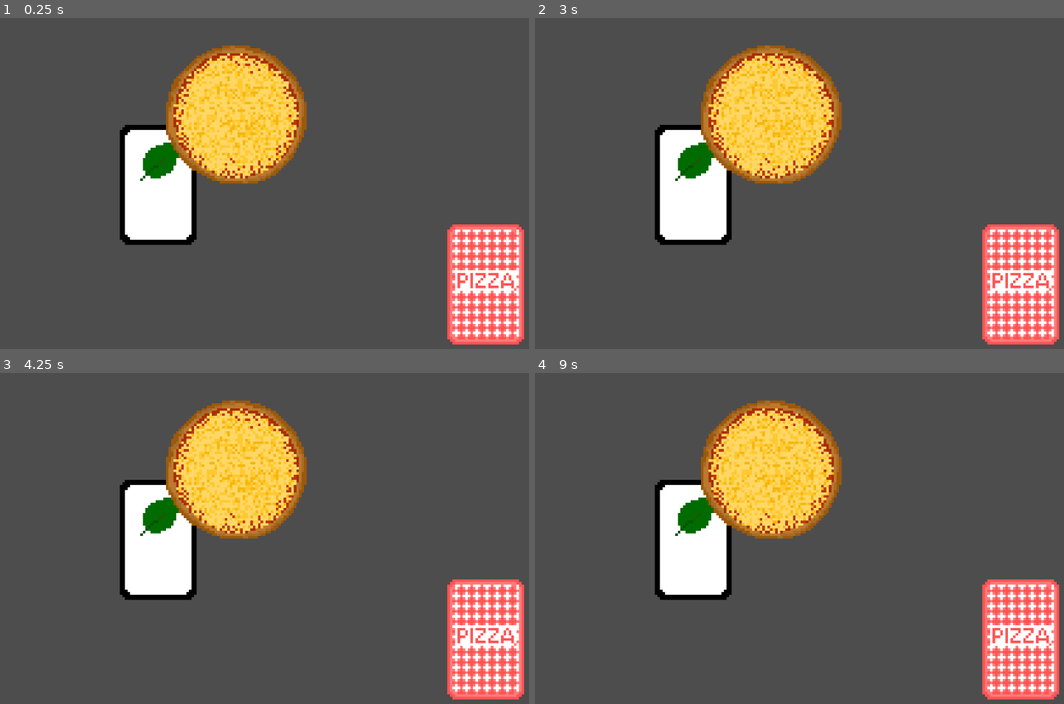
Above: before the commit, frames 1-4 (two rows, left to right).
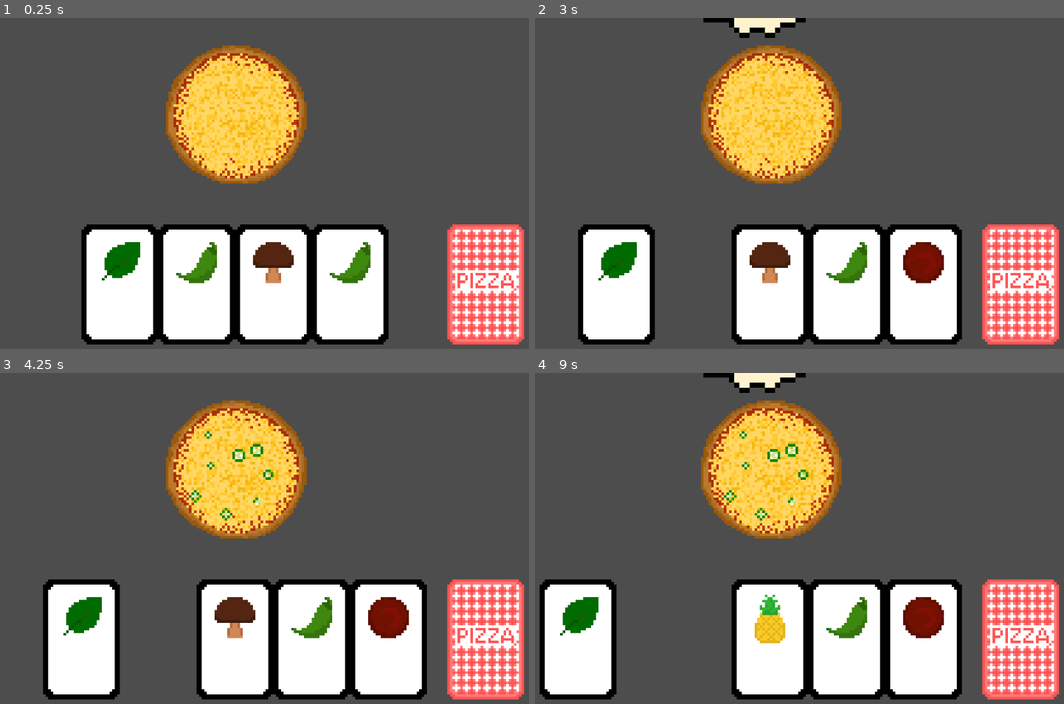
Above: after the commit, the same moments.

Repository: bstrong5923/Pizzatro
Game: Godot game, scene res://Scenes/Game.tscn
Two runs of this game, one before a commit and one after it. Both use one fixed random seed, a clock stepped at 60 frames per second and the inputs below.
Inputs (mouse positions are in pixels of both pictures, inside the frame that each line leads up to):
- Up to frame 1 (0.25 s): no input
- Up to frame 2 (3 s): tap Enter at 0.5, 2 s; move the mouse to (900, 166) at 0.52 s; click (900, 166) at 0.67 s; tap Space at 1.25, 2.75 s; move the mouse to (651, 200) at 1.27 s; click (651, 200) at 1.42 s; move the mouse to (831, 110) at 2.02 s; click (831, 110) at 2.17 s; move the mouse to (741, 249) at 2.77 s; click (741, 249) at 2.92 s
- Up to frame 3 (4.25 s): move the mouse to (412, 588) at 3.52 s; click (412, 588) at 3.67 s
- Up to frame 4 (9 s): move the mouse to (593, 488) at 4.27 s; click (593, 488) at 4.42 s; tap Enter at 5 s; move the mouse to (799, 538) at 5.02 s; click (799, 538) at 5.17 s; tap Space at 5.75 s; move the mouse to (683, 455) at 5.77 s; click (683, 455) at 5.92 s; move the mouse to (900, 521) at 6.52 s; click (900, 521) at 6.67 s; move the mouse to (651, 555) at 7.27 s; click (651, 555) at 7.42 s; move the mouse to (831, 465) at 8.02 s; click (831, 465) at 8.17 s; move the mouse to (741, 604) at 8.77 s; click (741, 604) at 8.92 s

The runs differ from the first frame. In frame 1, 24% of the frame differs, in the area x 15-74%, y 32-99%; in frame 2, 26%; in frame 3, 26%; in frame 4, 27%, in the area x 0-81%, y 0-99%.
Error after the commit: Invalid access to property or key 'position' on a base object of type 'previously freed'. (res://Scenes/deck.gd:34)

Commit message:
workin on getting rid of cards after clicked

Diff:
--- a/Scenes/card.gd
+++ b/Scenes/card.gd
@@ -5,14 +5,18 @@
 var play_timer = preload("res://Scenes/card_timer.gd")
 
 func _input(event: InputEvent) -> void:
-	if event is InputEventMouseButton and event.button_index == MOUSE_BUTTON_LEFT and event.pressed and play_timer.can_play_card_query(): # on click
+	if event is InputEventMouseButton and event.button_index == MOUSE_BUTTON_LEFT and event.pressed and play_timer.can_play_a_card: # on click
 		if is_pixel_opaque(get_local_mouse_position()): # was I the thing that was clicked?
 			# animation to add the ingredients
 			var hand = get_node("/root/Game/hand_animation")
+			print(ingredient)
 			hand.go(ingredient)
+			queue_free()
+			Deck.fix_hand()
 			play_timer.cooldown()
 
 func set_ingredient(i):
+	ingredient = i
 	region_rect.position.x = i * region_rect.size.x
 	while region_rect.position.x >= texture.get_width():
 		region_rect.position.x -= texture.get_width()
--- a/Scenes/card_timer.gd
+++ b/Scenes/card_timer.gd
@@ -7,10 +7,6 @@
 	can_play_a_card = false
 	time_left = 76 # time that hand animation takes
 
-static func can_play_card_query():
-	print("AAAAAAAAAAAAAAAAAAAAHH")
-	return can_play_a_card
-
 func _process(delta: float) -> void:
 	if time_left > 0:
 		time_left -= 1
--- a/Scenes/deck.gd
+++ b/Scenes/deck.gd
@@ -5,9 +5,13 @@
 var deck = []
 var deck_remaining = []
 
+var hand = []
+
 func go():
 	fill_initial_deck()
-	add_card()
+	for x in range(0,3):
+		add_card()
+	fix_hand()
 
 func fill_initial_deck():
 	deck = []
@@ -19,8 +23,16 @@
 func add_card():
 	var instance = card.instantiate()
 	instance.set_ingredient(pick_card())
-	instance.position = Vector2(-30, 0)
+	instance.position = Vector2(0, 39)
 	add_child(instance)
+	hand.push_back(instance)
+
+func fix_hand():
+	print("fixing!")
+	add_card()
+	for c in range(0, hand.size()):
+		hand[c].position.x = 30 * (hand.size() / (-2) + 0.5 * ((hand.size() + 1) % 2) + c)
+
 
 func pick_card():
 	var card_drawn = deck_remaining[randi_range(0, deck.size() - 1)]
--- a/Scenes/hand_animation.gd
+++ b/Scenes/hand_animation.gd
@@ -9,7 +9,6 @@
 	position.x = 6
 	position.y = -67
 	step = 1
-	print(Deck.deck)
 
 func _process(delta: float) -> void:
 	if step == 1:
